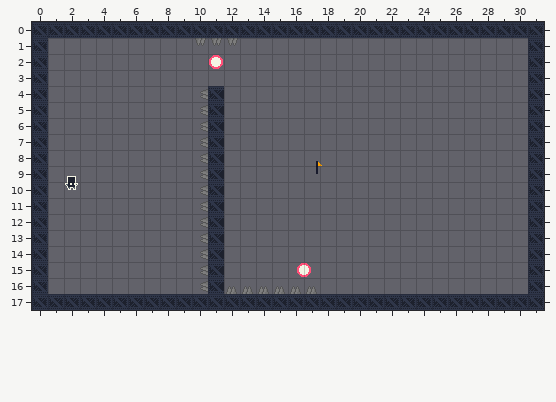
Two states of a Tiled map, core/assets/stages/stage_03.tmx. The picture above is the old version.
Cells are 16x16 px. Shown: x 0..31, y 0..17.
The same view after the edit:
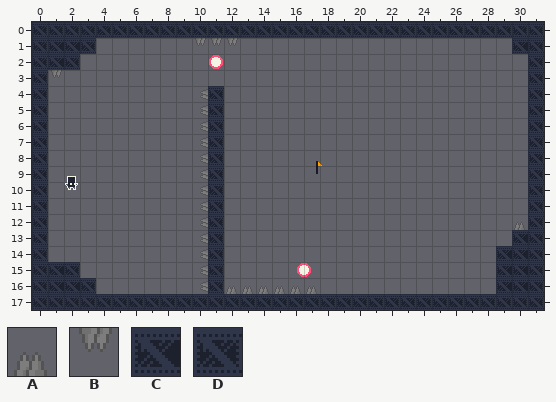
Key: from "Dungeon Sprites": A 131, B 131 turned 180; from "industrial.v2": C 19, D 53.
_ is an empty cell.
Diff:
Layer "details":
y 1: x 1..3 ___ -> CCD; x 30 _ -> C
y 2: x 1..2 __ -> CD
y 3: x 1 _ -> B
y 4..11: x 11 C -> D
y 12: x 11 C -> D; x 30 _ -> A
y 13: x 11 C -> D; x 30 _ -> C
y 14: x 11 C -> D; x 29..30 __ -> CC
y 15: x 1..2 __ -> CD; x 11 C -> D; x 29..30 __ -> CC
y 16: x 1..3 ___ -> CCD; x 11 C -> D; x 29..30 __ -> CC
